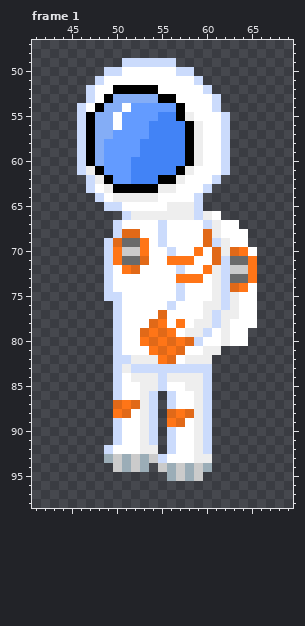
Pixel-art file: assets/sprites/Character_2.aseprite. Above is the file before it was changed.
128x128 pixels, 1 frame. Shown: frame 1: x 41..69, y 47..98. The commit also changed other frames, which this record leaves out.
The result:
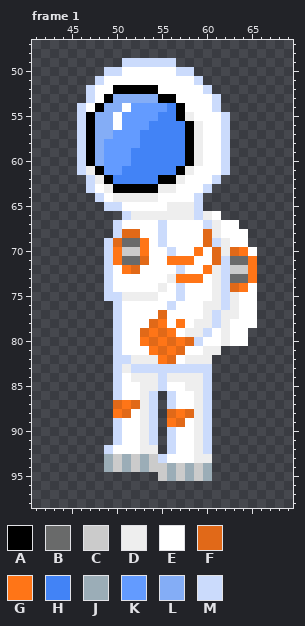
Palette (. is transparent): A #000000  B #696a6a  C #cbcbcb  D #eeeeee  E #ffffff  F #e16918  G #ff7517  H #4283f6  J #9badb7  K #639bff  L #84adf6  M #cbdbfc
Difference:
Frame 1:
y 54: x 56 K -> H
y 57: x 53 K -> H
y 59: x 52 K -> H
y 61: x 51 K -> H
y 62: x 50..51 KK -> HH
y 73: x 56 E -> D
y 74: x 55 E -> D
y 75: x 51..54 EEEE -> DDDD
y 94: x 49 . -> J; x 54 . -> C
y 95: x 55 . -> C; x 60 . -> J
Boxes around the changes in both pictures, in picture pixels (x1, y1, x2, y2):
changed: (113, 103, 176, 184)
changed: (122, 274, 176, 301)
added: (104, 463, 113, 472)
added: (149, 463, 167, 481)
added: (203, 472, 212, 481)
